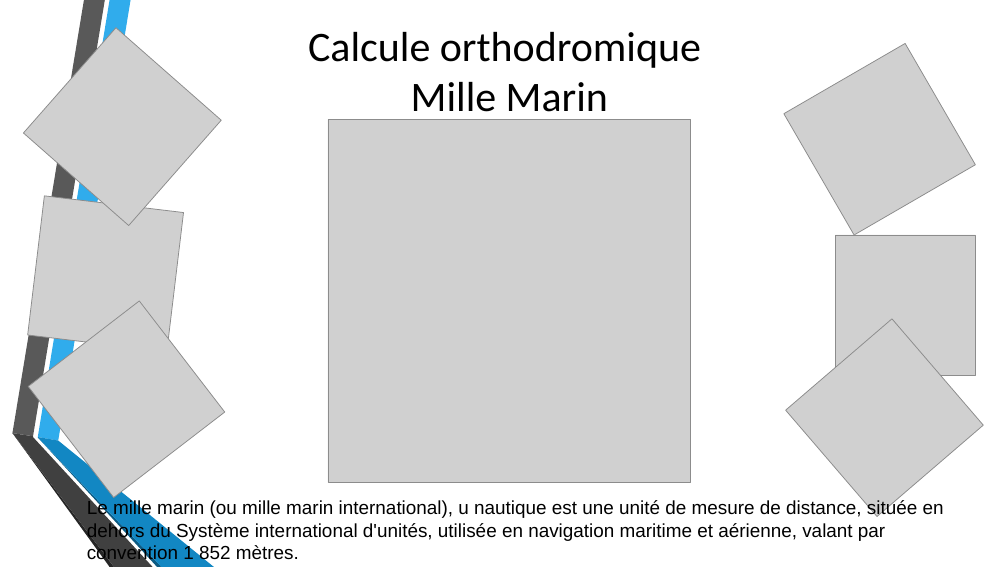
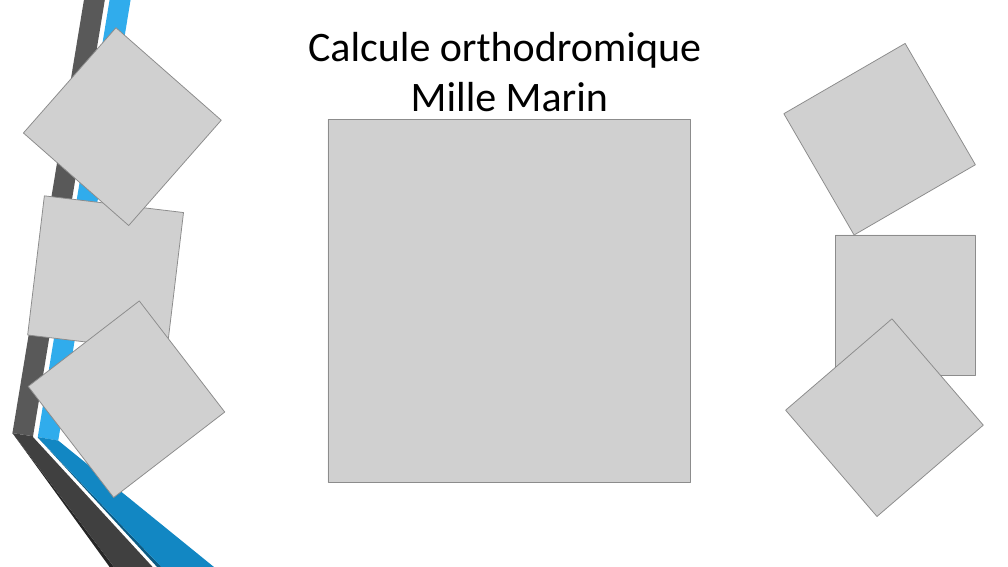
Before and after one commit to KingRid3r/RouteAerienne, a slide deck: slide 6 of CalculdeRouteAérienne.pptx. Drawn at 1008x567 pixels with LibreOffice and Linux fonts; fonts in the diff are those of the drawing; grey boxes stand for pictures. Boxes give left, top, right and bottom in pixels: in the first picture for what was removed or moved away, otherwise in the second. Text is boxed around its words. In the diff, an @@ line names an element or a change of style, - is before the commit and + after.

Commit message:
1.0

```diff
--- a/CalculdeRouteAérienne.pptx
+++ b/CalculdeRouteAérienne.pptx
@@ text removed at box(87, 499, 944, 564) @@
-Le mille marin (ou mille marin international), u nautique est une unité de mesure de distance, située en dehors du Système international d'unités, utilisée en navigation maritime et aérienne, valant par convention 1 852 mètres.
```
